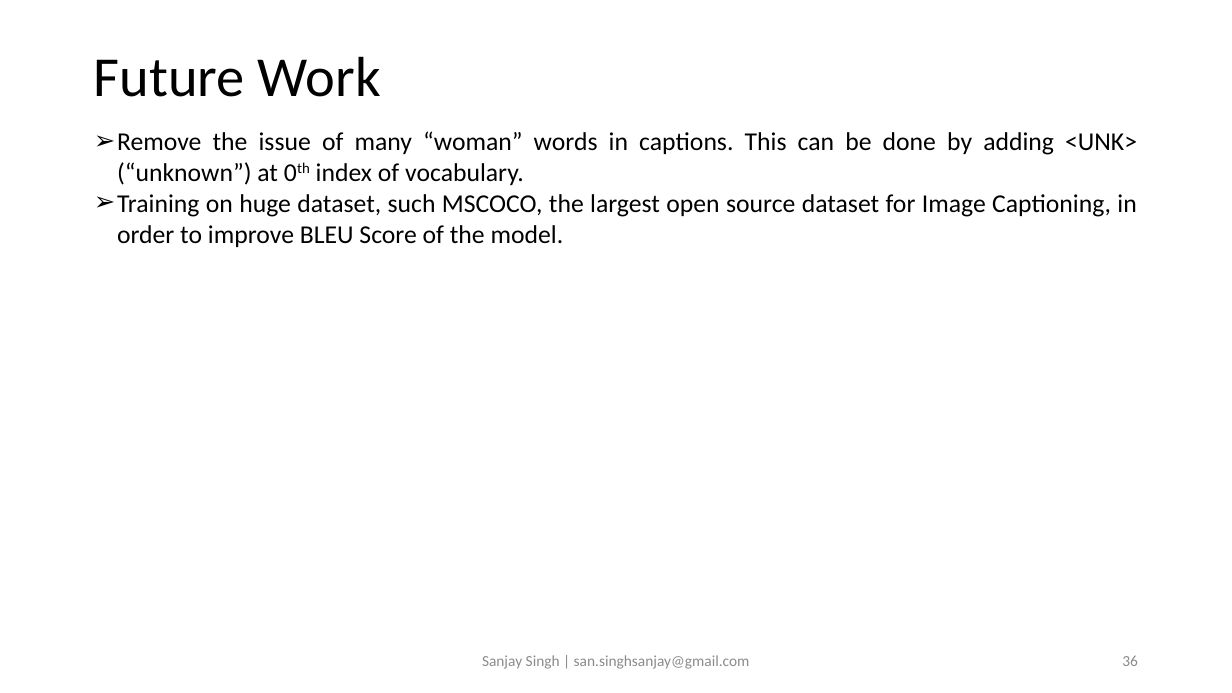
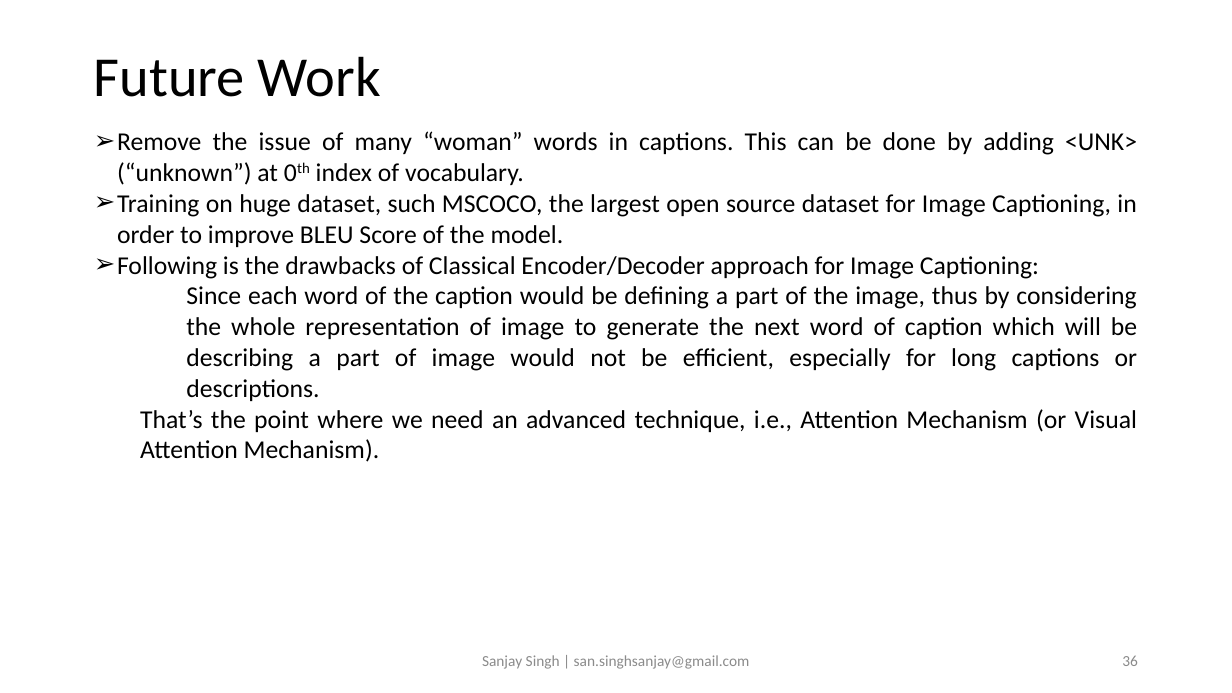
Before and after one commit to sansinghsanjay/Flickr8k_ImageCaptioning, a slide deck: slide 36 of readme.pptx. Drawn at 1232x693 pixels with LibreOffice and Linux fonts; fonts in the diff are those of the drawing. Boxes give left, top, right and bottom in pixels: in the first picture for what was removed or moved away, otherwise in the second. Text is boxed around its words. In the diff, an @@ line names an element or a change of style, - is before the commit and + after.

```diff
--- a/readme.pptx
+++ b/readme.pptx
@@ text at [117,256,1137,462]: paragraphs added @@
+➢ Following is the drawbacks of Classical Encoder/Decoder approach for Image Captioning:
+    Since each word of the caption would be defining a part of the image, thus by considering the whole representation of image to generate the next word of caption which will be describing a part of image would not be efficient, especially for long captions or descriptions.
+  That’s the point where we need an advanced technique, i.e., Attention Mechanism (or Visual Attention Mechanism).
```
Also in this commit, not shown: 1 other file.
